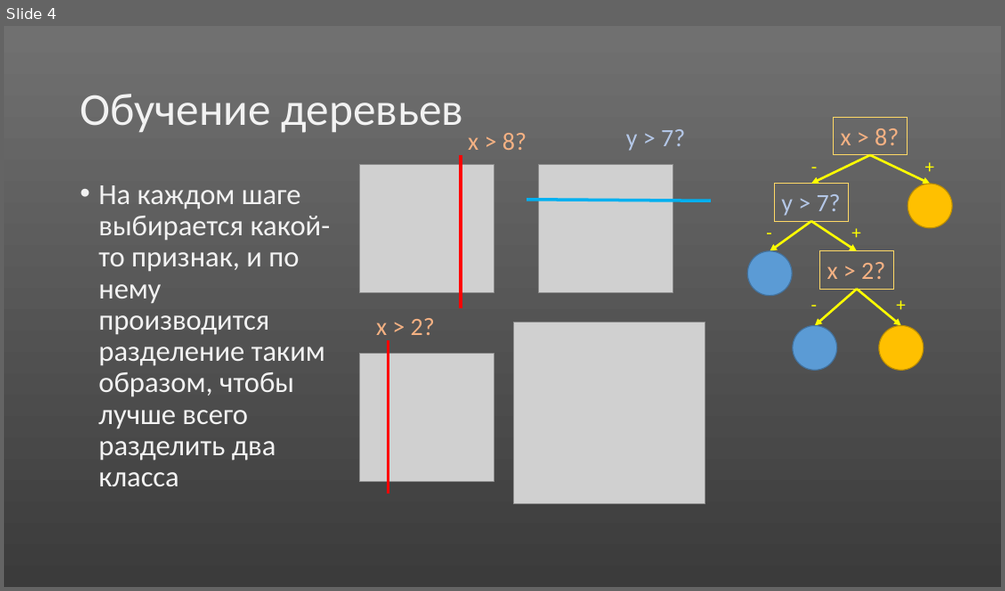
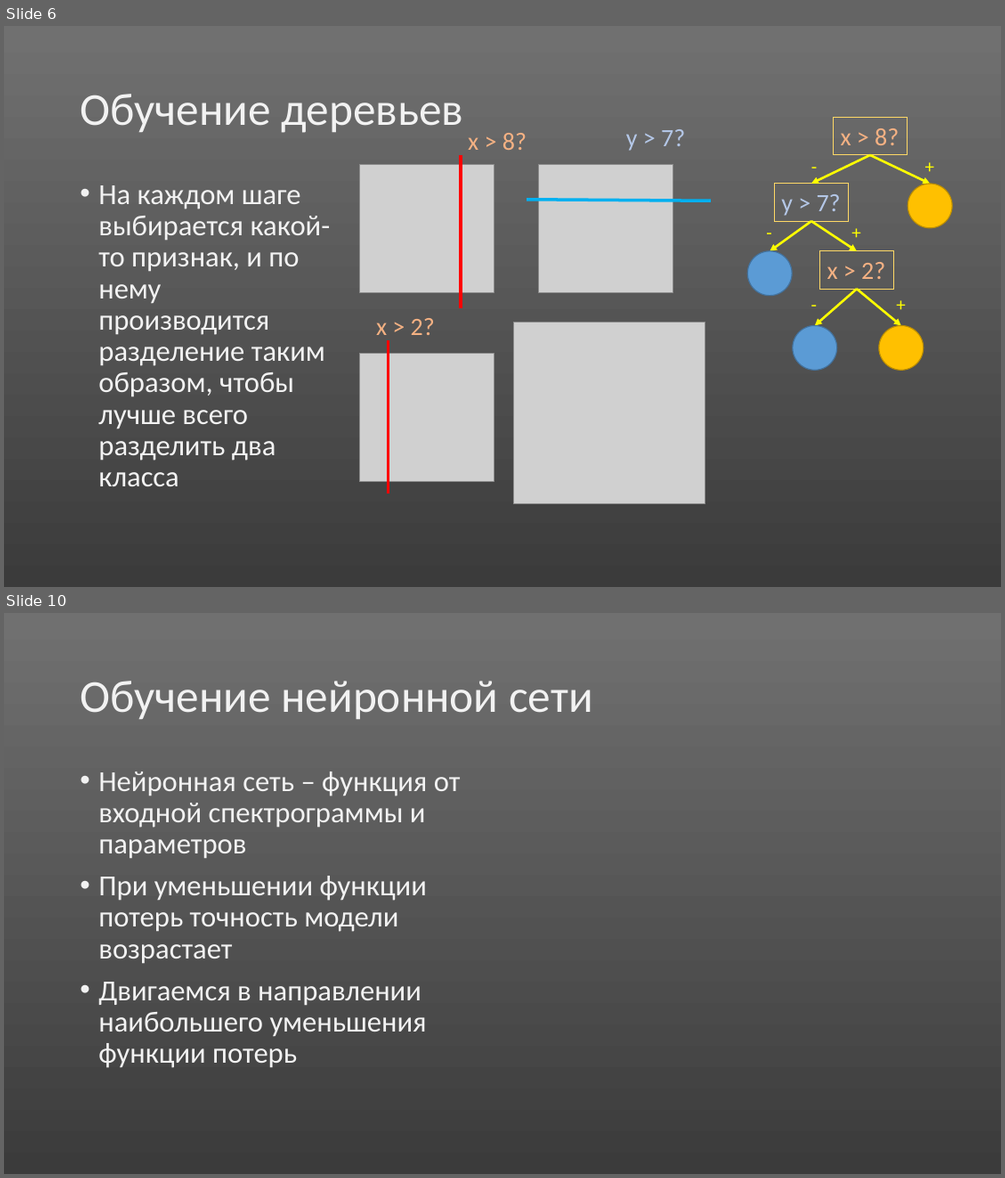
Before and after one commit to abrikos110/school-bla, a slide deck: presentations/voice-rec.pptx. Shown one above the other, each under a label of ours: slide 4 before the commit, slides 6 and 10 after it; the slides between them are not shown. The pictures are 1005x591 and 1005x1178 pixels, drawn with LibreOffice and Linux fonts; fonts in the diff are those of the drawing; grey boxes stand for pictures. Boxes give left, top, right and bottom in pixels: in the first picture for what was removed or moved away, otherwise in the second. Text is boxed around its words. In the diff, an @@ line names an element or a change of style, - is before the commit and + after.

```diff
--- a/presentations/voice-rec.pptx
+++ b/presentations/voice-rec.pptx
@@ slide 10 added at [4,613,1001,1174], background gradient #707070 to #3B3B3B @@
@@ title added at [80,681,593,719], 44 pt, text #F2F2F2 @@
+Обучение нейронной сети
@@ text added at [98,771,461,1068], 28 pt, text #F2F2F2 @@
+• Нейронная сеть – функция от входной спектрограммы и параметров
+• При уменьшении функции потерь точность модели возрастает
+• Двигаемся в направлении наибольшего уменьшения функции потерь
@@ what was slide 4 is now slide 6 @@
```
Also in this commit, not shown: 6 slides changed, 7 other slides added, 1 slide removed.
